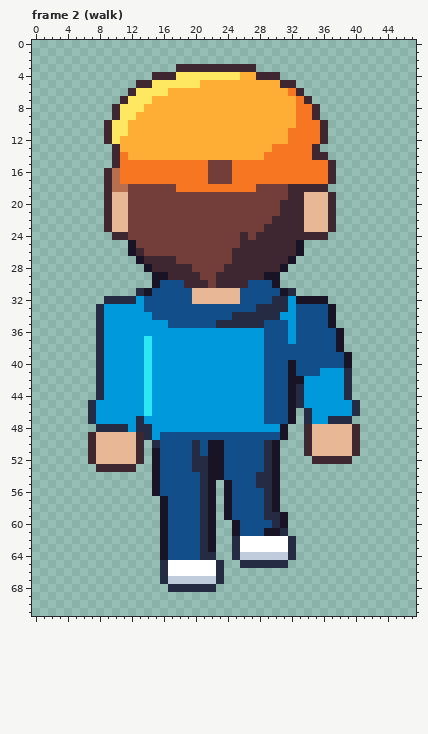
A pixel-art file gets an edit: art/road/walker-casey.aseprite. This is how it looked before the edit.
48x72 pixels, 24 frames. Shown: frame 2 (walk). The commit also changed other frames, which this record leaves out.
The same view after the edit:
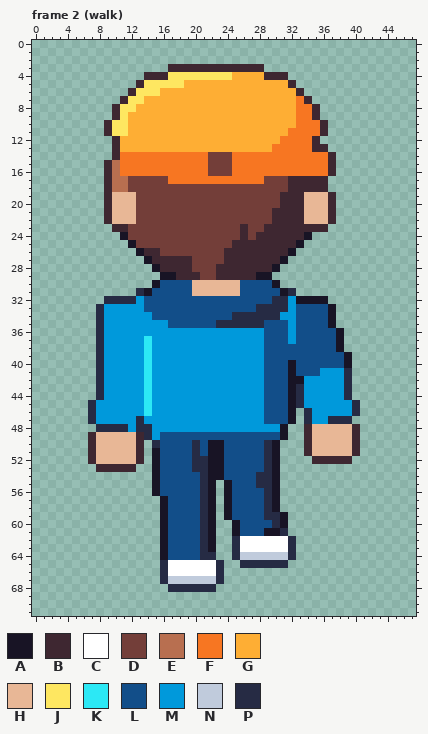
Palette (. is transparent): A #181425  B #3e2731  C #ffffff  D #733e39  E #b86f50  F #f77622  G #feae34  H #e8b796  J #fee761  K #2ce8f5  L #124e89  M #0099db  N #c0cbdc  P #262b44
The edit:
Frame 2 (walk):
Colour A replaces colour B in row 24 at x 11 and 34; in row 26 at x 13 and 32; in row 27 at x 14 and 31; in row 28 at x 15 and 30; in row 29 at x 17 and 28.
Colour B is added in row 3 at x 17 and 28; in row 4 at x 14 and 31; in row 13 at x 36; in row 14 at x 37; in row 15 at x 9.
Colour B replaces colour D in row 19 at x 31; in row 21 at x 30; in row 23 at x 26; in row 25 at x 25; in row 26 at x 14 to 15 and 24; in row 27 at x 18 to 19 and 24.
Colour B replaces colour D in row 28 at x 23.
Colour B replaces colour F in row 12 at x 35; in row 17 at x 32 to 36.
Colour B replaces colour H in row 23 at x 10 to 11 and 34 to 36.
Colour B replaces colour J in row 12 at x 10.
Colour D replaces colour F in row 17 at x 12 to 16 and 29 to 31; in row 18 at x 18 to 27.
Colour D replaces colour G in row 14 at x 22 to 24.
Colour E replaces colour B in row 15 at x 10.
Colour E replaces colour F in row 17 at x 11.
Colour F replaces colour B in row 14 at x 35 to 36.
Colour F replaces colour D in row 17 at x 22 to 24.
Colour F replaces colour G in row 12 at x 31; in row 14 at x 12 to 21 and 25 to 28.
Colour G replaces colour B in row 4 at x 28; in row 5 at x 31.
Colour G replaces colour F in row 6 at x 32.
Colour G replaces colour J in row 4 at x 25; in row 5 at x 19 to 20; in row 6 at x 16; in row 7 at x 14; in row 8 at x 13; in row 9 at x 12.
Colour H replaces colour B in row 30 at x 20 to 21 and 23 to 25.
Colour H replaces colour D in rows 19 to 22 at x 12; in row 30 at x 22.
Colour J replaces colour B in row 4 at x 17; in row 5 at x 14.
Colour L replaces colour B in row 30 at x 19 and 26.
Colour L replaces colour H in row 32 at x 20 to 25.
Colour A is gone in row 26 at x 12 and 33; in row 27 at x 13 and 32; in row 28 at x 14 and 31; in row 29 at x 15 and 30.
Colour B is gone in row 12 at x 9 and 36; in row 17 at x 37; in row 23 at x 9 and 37; in row 24 at x 10 and 35 to 36.
